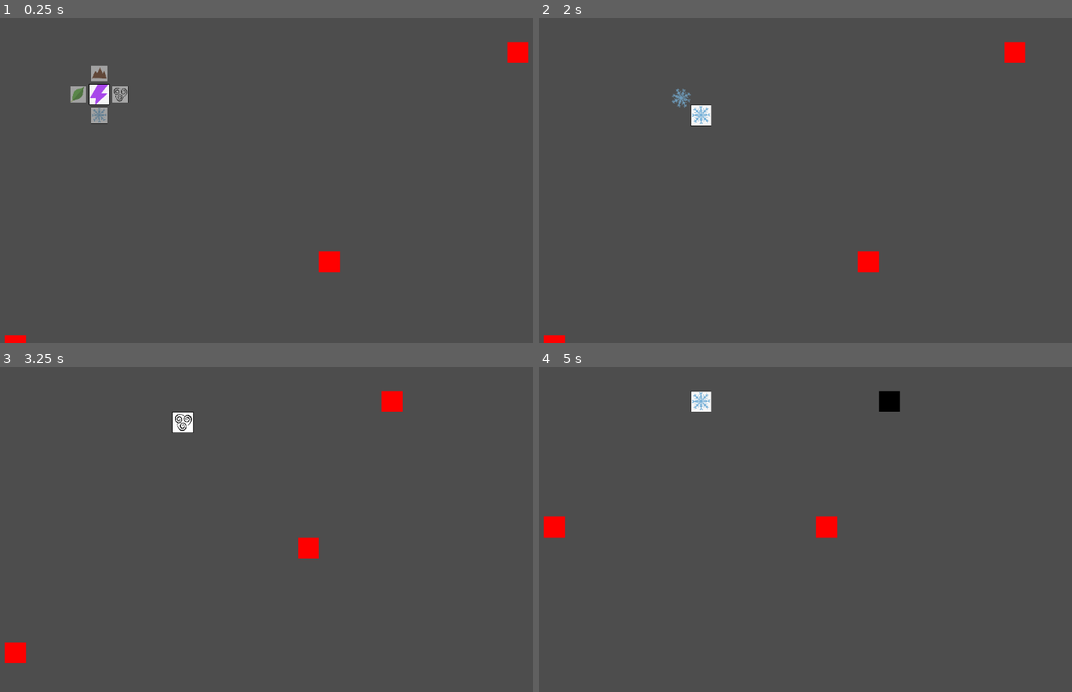
Above: before the commit, frames 1-4 (two rows, left to right).
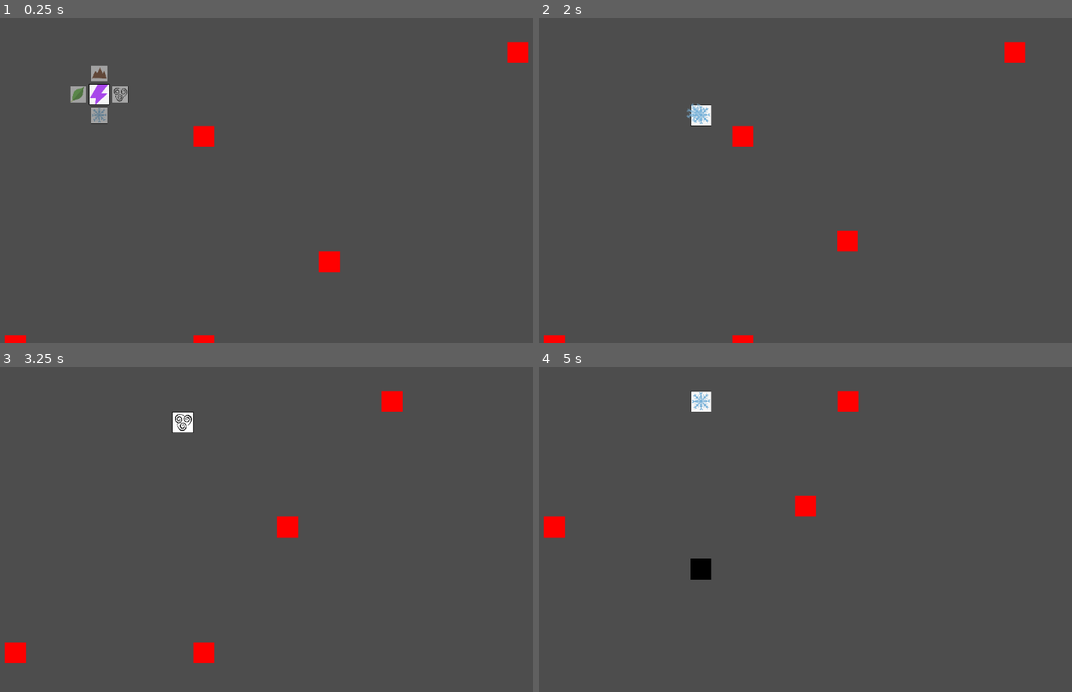
Above: after the commit, the same moments.

Repository: AndreMoukarzel/GMTK-GameJam2022
Game: Godot game, scene res://game_level.tscn
The game is run twice, just before and just after one commit, with the same random seed, the same clock (stepped at 60 frames per second) and the same inputs.
Inputs:
- Up to frame 1 (0.25 s): no input
- Up to frame 2 (2 s): tap Enter at 0.5 s; hold Right (ui_right) 0.53-1.28 s; hold Down (ui_down) from 1.28 s (still down)
- Up to frame 3 (3.25 s): release Down (ui_down) at 2.03 s; hold Right (ui_right) 2.03-2.78 s; hold Up (ui_up) from 2.78 s (still down)
- Up to frame 4 (5 s): release Up (ui_up) at 3.53 s; hold Left (ui_left) from 3.53 s (still down)

The runs differ from the first frame. In frame 1, 0.4% of the frame differs, in the area x 36-41%, y 33-100%; in frame 2, 1.1%; in frame 3, 0.8%; in frame 4, 1.3%, in the area x 28-68%, y 7-66%.

Commit message:
Adding bishop and knight

Diff:
--- a/Levels/level_1.gd
+++ b/Levels/level_1.gd
@@ -19,6 +19,8 @@
 		["base_enemy", Vector2i(25, 3)]
 		, ["base_enemy", Vector2i(16, 13)]
 		, ["base_enemy", Vector2i(1, 17)]
+		, ["bishop", Vector2i(10, 17)]
+		, ['knight', Vector2i(10, 7)]
 	]
 	var final_return = {
 		"level_number": level,
--- a/enemies/base_enemy.gd
+++ b/enemies/base_enemy.gd
@@ -82,7 +82,7 @@
 			i += 1
 
 
-func getPathToPlayer(player_pos: Vector2i):
+func getPathToPlayer(player_pos: Vector2i, obstacles_positions=[]):
 	# Returns a list of points (by id) that connect the enemy to the player
 	var enemy_pos_id  = getIdFromCoordinates(current_pos.x, current_pos.y)
 	var player_pos_id = getIdFromCoordinates(player_pos.x, player_pos.y)
--- /dev/null
+++ b/enemies/bishop.tscn
@@ -0,0 +1,7 @@
+[gd_scene load_steps=3 format=3 uid="uid://6ubsrmtnnj1c"]
+
+[ext_resource type="PackedScene" uid="uid://wwjxb5k8chxy" path="res://enemies/base_enemy.tscn" id="1_3ik46"]
+[ext_resource type="Script" path="res://enemies/bishop_movement_script.gd" id="2_f2g7r"]
+
+[node name="Bishop" instance=ExtResource("1_3ik46")]
+script = ExtResource("2_f2g7r")
--- /dev/null
+++ b/enemies/bishop_movement_script.gd
@@ -0,0 +1,54 @@
+extends "res://enemies/base_enemy.gd"
+
+
+func getAvailablePoints(rows, cols, obstacles_positions):
+	# the bishop moves diagonally, and so we will only connect positions in a diagonal sense
+	var i = 1
+	var neighbour_cell_id: int
+
+	for y in range(1, rows+1):
+		for x in range(1, cols+1):
+			if Vector2i(x, y) not in obstacles_positions:
+				astar.add_point(i, Vector2i(x, y))
+			i += 1
+
+	i = 1
+	for y in range(1, rows+1):
+		for x in range(1, cols+1):
+			if Vector2i(x, y) not in obstacles_positions:
+				for y_increment in [-1, 1]:
+					for x_increment in [-1, 1]:
+						if (x+x_increment<=map_cols and x+x_increment>0 and y+y_increment<=map_rows and y+y_increment>0 and Vector2i(x+x_increment, y+y_increment) not in obstacles_positions):
+							neighbour_cell_id = getIdFromCoordinates(x+x_increment, y+y_increment)
+							astar.connect_points(i, neighbour_cell_id)
+			i += 1
+
+func getRandomNeighbourCell(position: Vector2i, obstacles_positions):
+	var possible_moves = [
+		Vector2i(-1, 0),
+		Vector2i(1, 0),
+		Vector2i(0, -1),
+		Vector2i(0, 1)
+	]
+	var new_position: Vector2i
+	for move in possible_moves:
+		new_position = position + move
+		if ((new_position.x > 0) and (new_position.x <=map_cols) and (new_position.y > 0) and (new_position.y <= map_rows) and (new_position not in obstacles_positions)):
+			return new_position
+	return position
+
+
+func getPathToPlayer(player_pos: Vector2i, obstacles_positions=[]):
+	# Returns a list of points (by id) that connect the enemy to the player
+	var isSameDiagonalTileSet: bool = ((player_pos.x + player_pos.y)%2) == ((current_pos.x + current_pos.y)%2)
+	var target_player_pos: Vector2i
+	if isSameDiagonalTileSet:
+		target_player_pos = player_pos
+	else:
+		target_player_pos = getRandomNeighbourCell(player_pos, obstacles_positions)
+
+	var enemy_pos_id  = getIdFromCoordinates(current_pos.x, current_pos.y)
+	var player_pos_id = getIdFromCoordinates(target_player_pos.x,  target_player_pos.y)
+	print("Enemy pos = {e} -- Player Pos = {p}".format({"e": enemy_pos_id, "p": player_pos_id}))
+	var path = astar.get_point_path(enemy_pos_id, player_pos_id)
+	return(path)
--- /dev/null
+++ b/enemies/knight.tscn
@@ -0,0 +1,7 @@
+[gd_scene load_steps=3 format=3 uid="uid://2hjk72bw4axh"]
+
+[ext_resource type="PackedScene" uid="uid://wwjxb5k8chxy" path="res://enemies/base_enemy.tscn" id="1_1bsbu"]
+[ext_resource type="Script" path="res://enemies/knight_movement_script.gd" id="2_6g5hb"]
+
+[node name="Knight" instance=ExtResource("1_1bsbu")]
+script = ExtResource("2_6g5hb")
--- /dev/null
+++ b/enemies/knight_movement_script.gd
@@ -0,0 +1,64 @@
+extends "res://enemies/base_enemy.gd"
+
+
+func getAvailablePoints(rows, cols, obstacles_positions):
+	# the horse moves in an L shape, and so we will be connecting the points by this pattern
+	var i = 1
+	var neighbour_cell_id: int
+	var x_increment: int
+	var y_increment: int
+	mov_num = 1
+
+	var possible_movements = [
+		Vector2i(-2, -1),
+		Vector2i(-1, -2),
+		Vector2i(1, -2),
+		Vector2i(2, -1),
+		Vector2i(2, 1),
+		Vector2i(1, 2),
+		Vector2i(-1, 2),
+		Vector2i(-2, 1)
+	]
+
+	for y in range(1, rows+1):
+		for x in range(1, cols+1):
+			if Vector2i(x, y) not in obstacles_positions:
+				astar.add_point(i, Vector2i(x, y))
+			i += 1
+
+	i = 1
+	for y in range(1, rows+1):
+		for x in range(1, cols+1):
+			if Vector2i(x, y) not in obstacles_positions:
+#				for y_increment in [-1, 1]:
+#					for x_increment in [-1, 1]:
+				for possible_movement in possible_movements:
+					x_increment = possible_movement.x
+					y_increment = possible_movement.y
+					if (x+x_increment<=map_cols and x+x_increment>0 and y+y_increment<=map_rows and y+y_increment>0 and Vector2i(x+x_increment, y+y_increment) not in obstacles_positions):
+						neighbour_cell_id = getIdFromCoordinates(x+x_increment, y+y_increment)
+						astar.connect_points(i, neighbour_cell_id)
+			i += 1
+
+func getRandomNeighbourCell(position: Vector2i, obstacles_positions):
+	var possible_moves = [
+		Vector2i(-1, 0),
+		Vector2i(1, 0),
+		Vector2i(0, -1),
+		Vector2i(0, 1)
+	]
+	var new_position: Vector2i
+	for move in possible_moves:
+		new_position = position + move
+		if ((new_position.x > 0) and (new_position.x <=map_cols) and (new_position.y > 0) and (new_position.y <= map_rows) and (new_position not in obstacles_positions)):
+			return new_position
+	return position
+
+
+func getPathToPlayer(player_pos: Vector2i, obstacles_positions=[]):
+	# Returns a list of points (by id) that connect the enemy to the player
+	var enemy_pos_id  = getIdFromCoordinates(current_pos.x, current_pos.y)
+	var player_pos_id = getIdFromCoordinates(player_pos.x,  player_pos.y)
+	print("Enemy pos = {e} -- Player Pos = {p}".format({"e": enemy_pos_id, "p": player_pos_id}))
+	var path = astar.get_point_path(enemy_pos_id, player_pos_id)
+	return(path)
